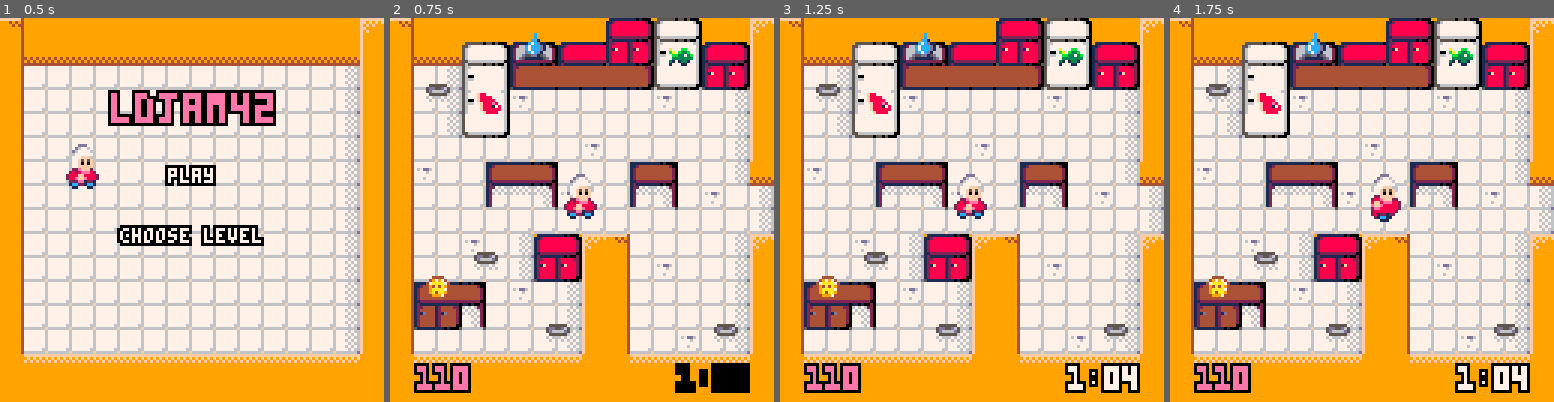
Above: before the commit, frames 1-4 (left to right).
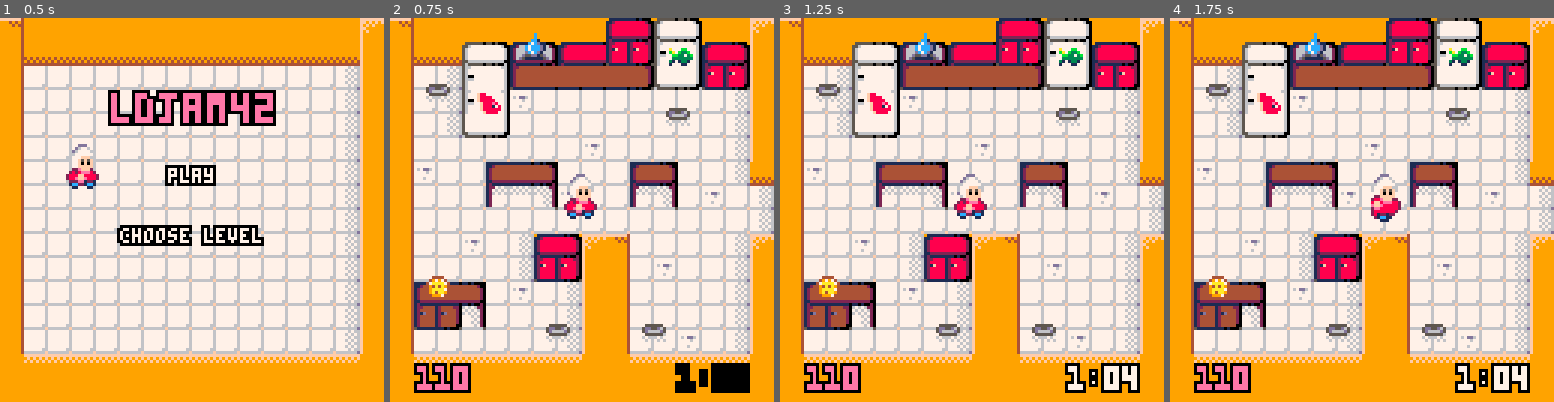
Above: after the commit, the same moments.

Repository: escargames/Cat-Lady-Simulator
Game: PICO-8 cartridge catlady.p8
Same seed, same stepped clock (60 frames per second), same inputs: the game is played once before the commit and once after it.
Inputs:
- Up to frame 1 (0.5 s): tap X (X key) at 0.33 s
- Up to frame 2 (0.75 s): tap O (Z key) at 0.7 s
- Up to frame 3 (1.25 s): tap X (X key) at 1.07 s
- Up to frame 4 (1.75 s): hold Right from 1.6 s (still down); tap O (Z key) at 1.7 s

Frame 1 is identical in both runs. In frame 2, 0.9% of the frame differs, in the area x 21-91%, y 20-85%; in frame 3, 0.9%; in frame 4, 0.9%.

Commit message:
Simplify level description somewhat. The bowls are now placed with the map editor.

Diff:
--- a/catlady.p8
+++ b/catlady.p8
@@ -123,8 +123,8 @@
     level = 0
     desc = make_level(level)
     chooselevel = false
-    player = {x = desc.player.x, y = desc.player.y, dir = desc.player.dir, spd = desc.player.spd, bob = 0, walk = 0.2}
-    display = {cx = desc.display.cx, cy = desc.display.cy, height = desc.display.height, width = desc.display.width}
+    player = {x = desc.start_x, y = desc.start_y, dir = 1, spd = desc.speed, bob = 0, walk = 0.2}
+    display = {cx = desc.cx, cy = desc.cy, height = desc.height, width = desc.width}
     cats = {}
 end
 
@@ -158,50 +158,35 @@
 --
 
 function make_level(level)
-    local sdisplay, stimer, splayer, scats, sspd, sbowls, sfridges, fscoremin
     if level == 0 then
-        sdisplay = {cx = 0, cy = 48, width = 16, height = 16}
-        splayer = {x = 28, y = 54, dir = 1, spd = 2}
-        scats = {{x = 64, y = 110}}
-        sbowls = {}
-        sresources = {}
+        return { cx = 0, cy = 48, width = 16, height = 16,
+                 start_x = 28, start_y = 54, speed = 2,
+                 cats = {{x = 64, y = 110}},
+                 resources = {} }
     end
 
     if level == 1 then
-        sdisplay = {cx = 0, cy = 0, width = 16, height = 16}
-        stimer = {min = 1, sec = 5}
-        splayer = {x = 64, y = 64, dir = 1, spd = 2}
-        scats = { {x = 26, y = 60},
-                  {x = 92, y = 40},
-                  {x = 86, y = 86},
-                  {x = 40, y = 80},
-                  {x = 36, y = 98},
-                  {x = 100, y = 106} }
-        sspd = 1
-        sbowls = { { cx = 1.5, cy = 2.5 },
-                   { cx = 3.5, cy = 9.5 },
-                   { cx = 13.5, cy = 12.5 },
-                   { cx = 6.5, cy = 12.5 } }
-        fscoremin = 100
-        -- fish in fridge #0, meat in fridge #1, cookie in cupboard #3
-        sresources = { fish = {0}, meat = {1}, cookie = {3} }
+        return { cx = 0, cy = 0, width = 16, height = 16,
+                 start_x = 64, start_y = 64, speed = 2, cat_speed = 1,
+                 timer = 65, fscoremin = 100,
+                 cats = { {x = 26, y = 60},
+                          {x = 92, y = 40},
+                          {x = 86, y = 86},
+                          {x = 40, y = 80},
+                          {x = 36, y = 98},
+                          {x = 100, y = 106} },
+                 -- fish in fridge #0, meat in fridge #1, cookie in cupboard #3
+                 resources = { fish = {0}, meat = {1}, cookie = {3} } }
     end
 
     if level == 2 then
-        sdisplay = {cx = 16, cy = 0, width = 12, height = 12}
-        stimer = {min = 1, sec = 30}
-        splayer = {x = 22*8, y = 5.2*8, dir = 1, spd = 2}
-        scats = { {x = 19*8, y = 4*8, color = 1, dir = 1, want = 0},
-                  {x = 20*8, y = 9*8, color = 2, dir = 1, want = 1} }
-        sspd = 1
-        sbowls = { {cx = 23.5, cy = 5.5},
-                   {cx = 26, cy = 9} }
-
-        fscoremin = 100
-        sresources = { fish = {0}, meat = {1} }
-    end
-
-    return {display = sdisplay, timer = stimer, player = splayer, cats = scats, spd = sspd, bowls = sbowls, scoremin = fscoremin, resources = sresources}
+        return { cx = 16, cy = 0, width = 12, height = 12,
+                 start_x = 22*8, start_y = 5.2*8, speed = 2, cat_speed = 1,
+                 timer = 90, fscoremin = 100,
+                 cats = { {x = 19*8, y = 4*8, color = 1, dir = 1, want = 0},
+                          {x = 20*8, y = 9*8, color = 2, dir = 1, want = 1} },
+                 resources = { fish = {0}, meat = {1} } }
+    end
 end
 
 function contains(table, value)
@@ -210,19 +195,15 @@
 
 function begin_play()
     desc = make_level(level)
-    display = {cx = desc.display.cx, cy = desc.display.cy, width = desc.display.width, height = desc.display.height}
-    timer = {min = desc.timer.min, sec = desc.timer.sec}
-    player = {x = desc.player.x, y = desc.player.y, dir = desc.player.dir, spd = desc.player.spd, bob = 0, walk = 0.2}
+    display = {cx = desc.cx, cy = desc.cy, width = desc.width, height = desc.height}
+    timer = {min = flr(desc.timer / 60), sec = desc.timer % 60}
+    player = {x = desc.start_x, y = desc.start_y, dir = 1, spd = desc.speed, bob = 0, walk = 0.2}
 
     cats = {}
-    spd = desc.spd
-
-    bowls = {}
-    for i = 1, #desc.bowls do
-        add(bowls, {cx = desc.bowls[i].cx, cy = desc.bowls[i].cy, color = 4})
-    end
+    spd = desc.cat_speed
+
     score = 110
-    scoremin = desc.scoremin
+    scoremin = desc.fscoremin
     compute_resources()
     compute_paths()
 end
@@ -245,13 +226,15 @@
 end
 
 function compute_resources()
-    -- find all fridges and sinks in the map and fill the resources table
-    resources = {}
+    -- find all bowls and fridges and sinks in the map and fill the resources table
+    bowls, resources = {}, {}
     local nfridges, ncupboards = 0, 0
-    for j=desc.display.cy,desc.display.cy+desc.display.height do
-        for i=desc.display.cx,desc.display.cx+desc.display.width do
+    for j=desc.cy,desc.cy+desc.height do
+        for i=desc.cx,desc.cx+desc.width do
             local tile = mget(i,j)
-            if tile == 50 then -- this is a fridge
+            if tile == 11 then -- this is a bowl
+                add(bowls, { cx=i+0.5, cy=j+0.5, color=4 })
+            elseif tile == 50 then -- this is a fridge
                 if contains(desc.resources.meat, nfridges) then
                     add(resources, {x = i * 8 + 9, y = j * 8 - 3, xcol = i * 8 + 8, ycol = j * 8, color = 0})
                 elseif contains(desc.resources.fish, nfridges) then
@@ -262,7 +245,7 @@
                 add(resources, {x = i * 8 + 9, y = j * 8 + 1, xcol = i * 8 + 8, ycol = j * 8 + 8, color = 2})
             elseif (tile == 36 or tile == 39) then -- this is a cupboard
                 if contains(desc.resources.cookie, ncupboards) then
-                    -- add two resources with different collisions because I can't make it work well :-(
+                    -- add two resources with different collisions because i can't make it work well :-(
                     add(resources, {x = i * 8 + 8, y = j * 8 - 6, xcol = i * 8 + 8, ycol = j * 8 - 8, color = 3})
                     add(resources, {x = i * 8 + 8, y = j * 8 - 6, xcol = i * 8 + 8, ycol = j * 8, color = 3})
                 end
@@ -273,27 +256,29 @@
 end
 
 function compute_paths()
+    -- find all bowls in the map and compute the shortest path to them
     paths = {}
     for i = 1, #bowls do
         local grid = {}
-        local dist, bcell = 0, flr(desc.bowls[i].cx) + 128 * flr(desc.bowls[i].cy)
+        local dist, bcell = 0, flr(bowls[i].cx) + 128 * flr(bowls[i].cy)
         local tovisit, visited = {bcell, bcell+1, bcell+128, bcell+129}, {}
         while #tovisit > 0 do
-            -- store distance for all cells to visit
+            -- store distance for all cells of the current depth
             for j = 1, #tovisit do
                 grid[tovisit[j]] = dist
                 visited[tovisit[j]] = true
             end
-            -- find new cells to visit
+            -- mark new cells to visit
             local nxt = {}
             for j = 1, #tovisit do
                 local cell = tovisit[j]
                 local x, y = cell % 128 * 8, flr(cell / 128) * 8
-                if not visited[cell - 128] and not wall(x, y - 8) then nxt[cell - 128] = true end
-                if not visited[cell + 128] and not wall(x, y + 8) then nxt[cell + 128] = true end
-                if not visited[cell - 1] and not wall(x - 8, y) then nxt[cell - 1] = true end
-                if not visited[cell + 1] and not wall(x + 8, y) then nxt[cell + 1] = true end
-            end
+                if y > desc.cy and not visited[cell - 128] and not wall(x, y - 8) then nxt[cell - 128] = true end
+                if y < desc.cy + desc.height - 1 and not visited[cell + 128] and not wall(x, y + 8) then nxt[cell + 128] = true end
+                if x > desc.cx and not visited[cell - 1] and not wall(x - 8, y) then nxt[cell - 1] = true end
+                if x < desc.cx + desc.width - 1 and not visited[cell + 1] and not wall(x + 8, y) then nxt[cell + 1] = true end
+            end
+            -- compute new list of cells to visit
             tovisit = {}
             for k, _ in pairs(nxt) do add(tovisit, k) end
             dist += 1
@@ -318,8 +303,8 @@
 end
 
 function begin_pause()
-    des = make_level(0)
-    player = {x = des.player.x, y = des.player.y, dir = des.player.dir, spd = des.player.spd, bob = 0, walk = 0.2}
+    local des = make_level(0)
+    player = {x = des.start_x, y = des.start_y, dir = 1, spd = des.speed, bob = 0, walk = 0.2}
 end
 
 function update_pause()
@@ -711,14 +696,14 @@
 end
 
 __gfx__
-00000000f9999999999999947777777677776766fffffffffffffff49999999999999999ffffffff777777760000000033333333333333333333333333333333
-00000000f9999999999999947777777677767676ff9f9f9f9994949499999999999999999f9f9f9f777777760000000033333333333333333333333330003333
-00700700f9999999999999947777777677776766f9f9f999999949449999999999999999f9f9f9f9767dd6760000000033333333333333333333333301503333
-00077000f9999999999999947777777677767676ff99999999999994999999999999999999999999777767760000000033333000003333333333333011500333
-00077000f9999999999999947777777677776766f9f9999999999994999999999999999999999999777777760000000033330555503333333333300001110333
-00700700f9999999999999947777777677767676f999999999999994494949499999999999999999777677760000000033305555503333333330055550000333
-00000000f9999999999999947777776677776766f999999999999994949494949999999999999999777777660000000033005550003333333305555555550333
-00000000f9999999999999946666666f6666666df9999999999999944444444499999999999999996666666f0000000033055003333000003055555550055033
+00000000f9999999999999947777777677776766fffffffffffffff49999999999999999ffffffff777777767777777633333333333333333333333333333333
+00000000f9999999999999947777777677767676ff9f9f9f9994949499999999999999999f9f9f9f777777767777777633333333333333333333333330003333
+00700700f9999999999999947777777677776766f9f9f999999949449999999999999999f9f9f9f9767dd6767777777633333333333333333333333301503333
+00077000f9999999999999947777777677767676ff99999999999994999999999999999999999999777767767777777633333000003333333333333011500333
+00077000f9999999999999947777777677776766f9f9999999999994999999999999999999999999777777767777777633330555503333333333300001110333
+00700700f9999999999999947777777677767676f999999999999994494949499999999999999999777677767777777633305555503333333330055550000333
+00000000f9999999999999947777776677776766f999999999999994949494949999999999999999777777667777778833005550003333333305555555550333
+00000000f9999999999999946666666f6666666df9999999999999944444444499999999999999996666666f6666668833055003333000003055555550055033
 0000000000000000955555505505000991111111111111101101000911111111111111101101000091111111110100093055503333301111055555550e005033
 00000000000000005567777777777600112888888888888888888200112444444444444444444200112666666666620030555033333066611550055500705033
 0000000000000000567777777777776012888888888888888888882012444444444444444444442012666666666666203055503333330666550e005550055003
@@ -844,17 +829,17 @@
 __map__
 0608080808080808081416121308080506080808080808080812130100000000000000000000000000000000000000000000000000000000000000000000000000000000000000000000000000000000000000000000000000000000000000000000000000000000000000000000000000000000000000000000000000000000
 02070712131a1b14152426222314160102070707070707070722230100000000000000000000000000000000000000000000000000000000000000000000000000000000000000000000000000000000000000000000000000000000000000000000000000000000000000000000000000000000000000000000000000000000
-0203042223343535353536323324260102030303030303030432330100000000000000000000000000000000000000000000000000000000000000000000000000000000000000000000000000000000000000000000000000000000000000000000000000000000000000000000000000000000000000000000000000000000
-02030422230a03030303030a030304010203030317181819030a040100000000000000000000000000000000000000000000000000000000000000000000000000000000000000000000000000000000000000000000000000000000000000000000000000000000000000000000000000000000000000000000000000000000
+020b0422233435353535363233242601020b0303030303030432330100000000000000000000000000000000000000000000000000000000000000000000000000000000000000000000000000000000000000000000000000000000000000000000000000000000000000000000000000000000000000000000000000000000
+02030422230a03030303030b030304010203030317181819030a040100000000000000000000000000000000000000000000000000000000000000000000000000000000000000000000000000000000000000000000000000000000000000000000000000000000000000000000000000000000000000000000000000000000
 0203043233030303030303030303040102030303373838390303040100000000000000000000000000000000000000000000000000000000000000000000000000000000000000000000000000000000000000000000000000000000000000000000000000000000000000000000000000000000000000000000000000000000
-02030303030303030a0303030303040102121303030303030303040100000000000000000000000000000000000000000000000000000000000000000000000000000000000000000000000000000000000000000000000000000000000000000000000000000000000000000000000000000000000000000000000000000000
+02030303030303030a030303030304010212130303030b030303040100000000000000000000000000000000000000000000000000000000000000000000000000000000000000000000000000000000000000000000000000000000000000000000000000000000000000000000000000000000000000000000000000000000
 020a030317181903030317190303040702222314151603030303040111000000000000000000000000000000000000000000000000000000000000000000000000000000000000000000000000000000000000000000000000000000000000000000000000000000000000000000000000000000000000000000000000000000
 020303033738390a03033739030a030402323324252617181903040111000000000000000000000000000000000000000000000000000000000000000000000000000000000000000000000000000000000000000000000000000000000000000000000000000000000000000000000000000000000000000000000000000000
 0203030303030303030303030303030402030a03030337383903040100000000000000000000000000000000000000000000000000000000000000000000000000000000000000000000000000000000000000000000000000000000000000000000000000000000000000000000000000000000000000000000000000000000
 0203030a03041416050603030303040502030303030303030303040100000000000000000000000000000000000000000000000000000000000000000000000000000000000000000000000000000000000000000000000000000000000000000000000000000000000000000000000000000000000000000000000000000000
 02030303030424260102030a0303040108090909090903040509090800000000000000000000000000000000000000000000000000000000000000000000000000000000000000000000000000000000000000000000000000000000000000000000000000000000000000000000000000000000000000000000000000000000
 02171819030a0304010203030303040100000000000000000000000000000000000000000000000000000000000000000000000000000000000000000000000000000000000000000000000000000000000000000000000000000000000000000000000000000000000000000000000000000000000000000000000000000000
-0227293903030304010203030303040100000000000000000000000000000000000000000000000000000000000000000000000000000000000000000000000000000000000000000000000000000000000000000000000000000000000000000000000000000000000000000000000000000000000000000000000000000000
+0227293903030b0401020b030303040100000000000000000000000000000000000000000000000000000000000000000000000000000000000000000000000000000000000000000000000000000000000000000000000000000000000000000000000000000000000000000000000000000000000000000000000000000000
 0203030303030304010203030a03040100000000000000000000000000000000000000000000000000000000000000000000000000000000000000000000000000000000000000000000000000000000000000000000000000000000000000000000000000000000000000000000000000000000000000000000000000000000
 0809090909090909080809090909090800000000000000000000000000000000000000000000000000000000000000000000000000000000000000000000000000000000000000000000000000000000000000000000000000000000000000000000000000000000000000000000000000000000000000000000000000000000
 0808080808080808080808080808080800000000000000000000000000000000000000000000000000000000000000000000000000000000000000000000000000000000000000000000000000000000000000000000000000000000000000000000000000000000000000000000000000000000000000000000000000000000
